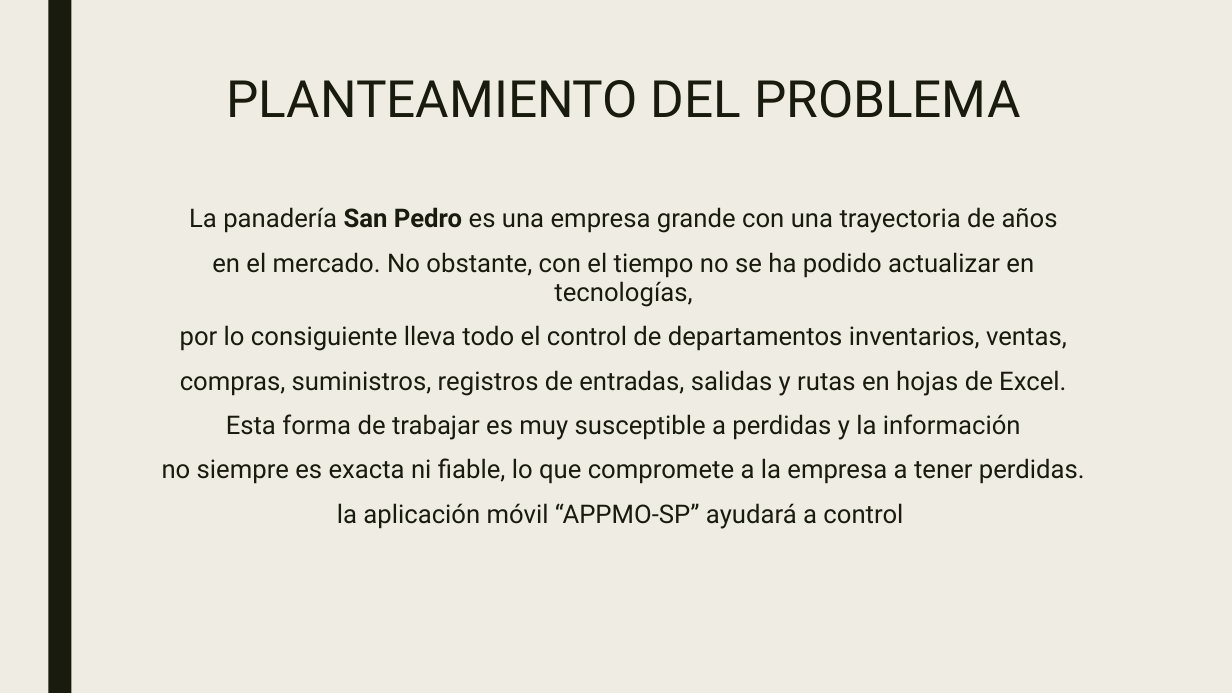
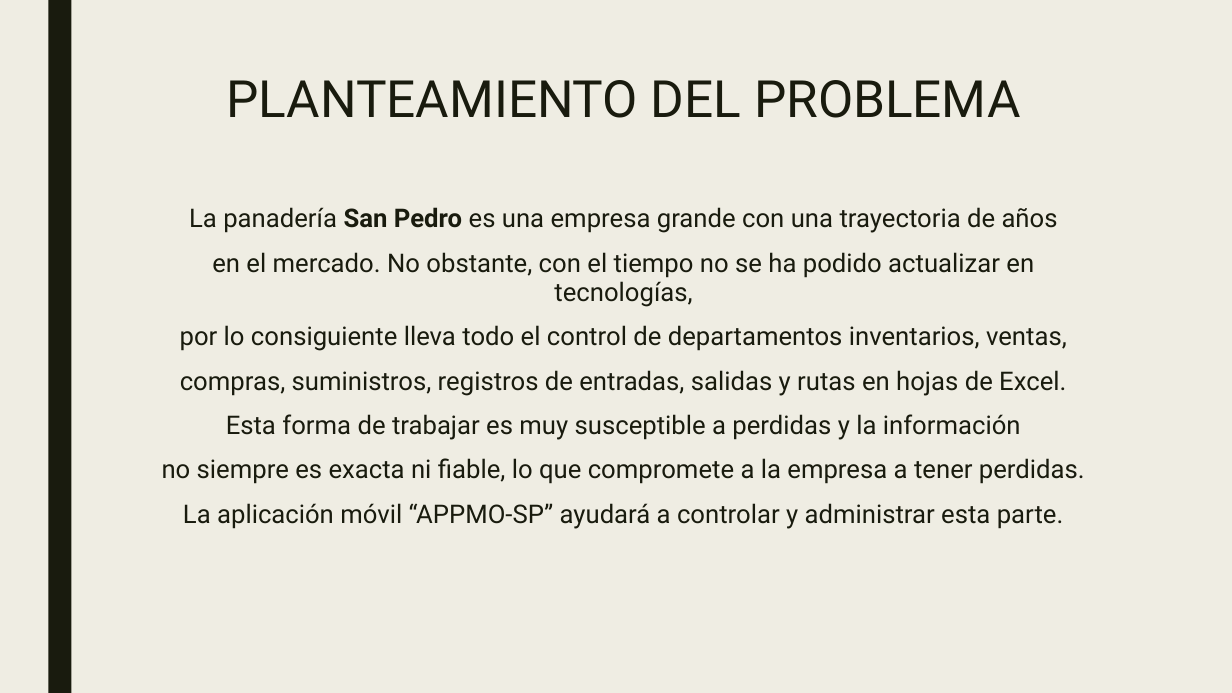
Before and after one commit to SM-ROOT/SM-ROOT, a slide deck: slide 5 of 9°A/Integradora/diapositiva/SM-ROOT_APPMO-SP.pptx. Drawn at 1232x693 pixels with LibreOffice and Linux fonts; fonts in the diff are those of the drawing. Boxes give left, top, right and bottom in pixels: in the first picture for what was removed or moved away, otherwise in the second. Text is boxed around its words. In the diff, an @@ line names an element or a change of style, - is before the commit and + after.

```diff
--- a/9°A/Integradora/diapositiva/SM-ROOT_APPMO-SP.pptx
+++ b/9°A/Integradora/diapositiva/SM-ROOT_APPMO-SP.pptx
@@ text at [183, 503, 1064, 529]: text changed @@
-la aplicación móvil “APPMO-SP” ayudará a control
+La aplicación móvil “APPMO-SP” ayudará a controlar y administrar esta parte.
```
Also in this commit, not shown: 1 other slide changed, 17 slides added, 1 slide removed, 3 other files.
